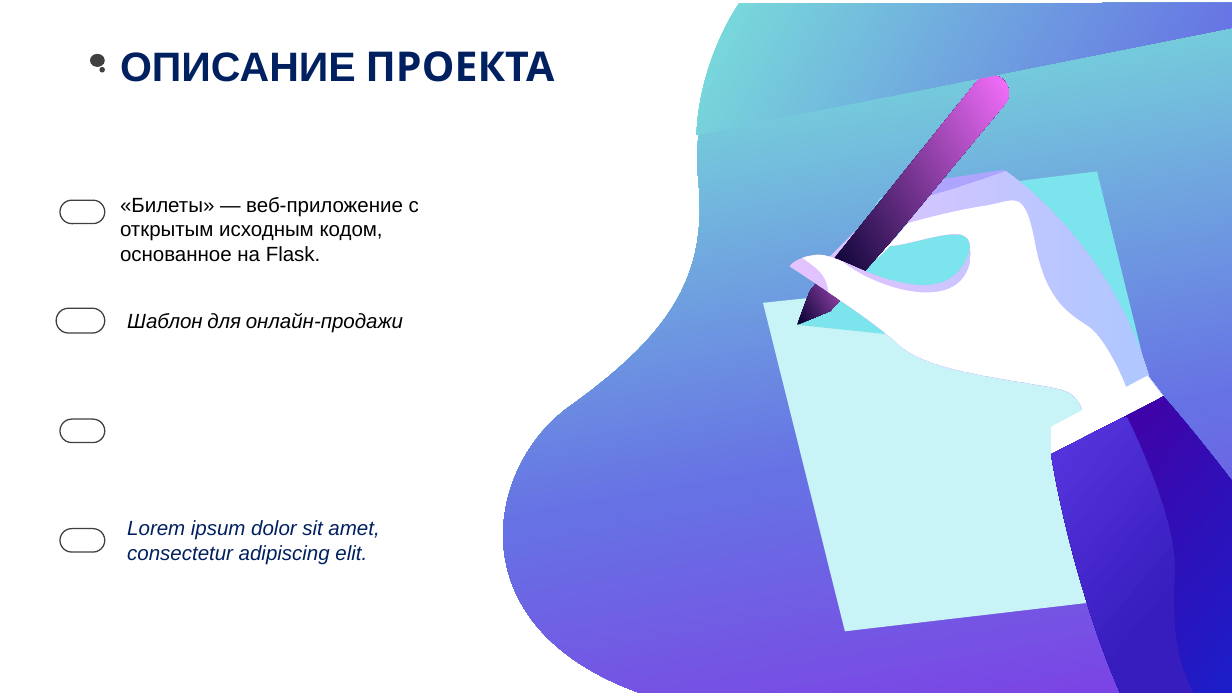
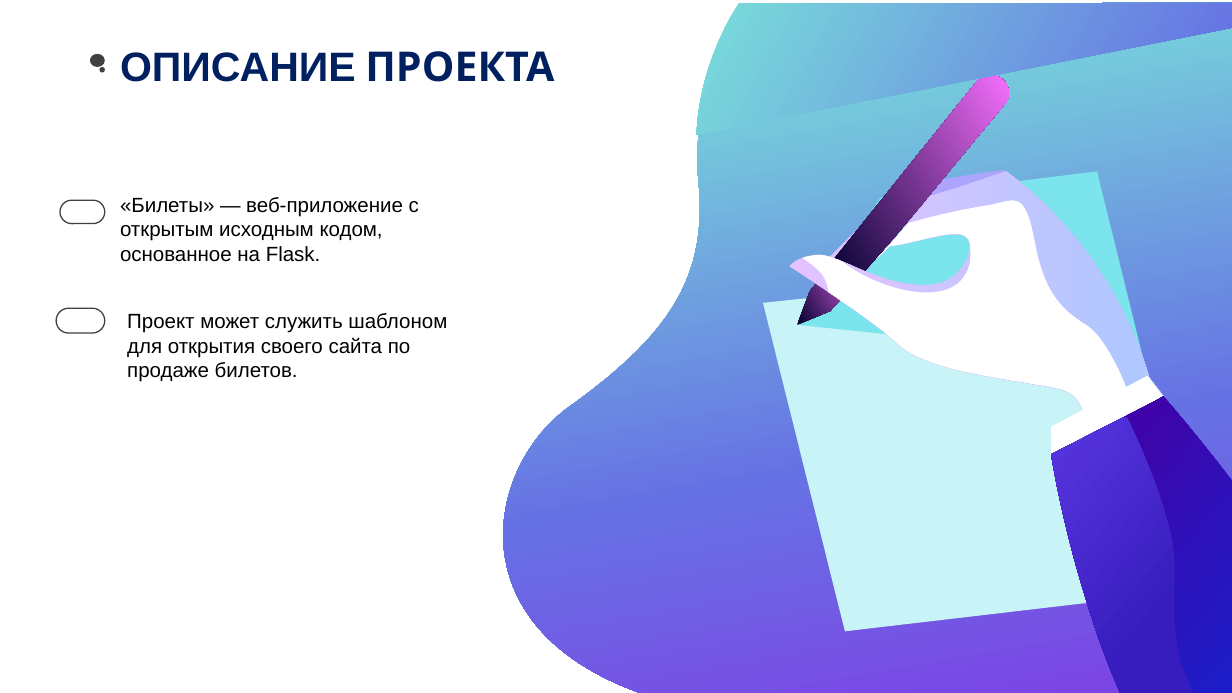
Before and after one commit to germanivanov0719/Yandex3, a slide deck: slide 2 of Docs/Сайт.pptx. Drawn at 1232x693 pixels with LibreOffice and Linux fonts; fonts in the diff are those of the drawing. Boxes give left, top, right and bottom in pixels: in the first picture for what was removed or moved away, otherwise in the second. Text is boxed around its words. In the diff, an @@ line names an element or a change of style, - is before the commit and + after.

```diff
--- a/Docs/Сайт.pptx
+++ b/Docs/Сайт.pptx
@@ text at box(127, 313, 447, 382): text changed; italic off @@
-Шаблон для онлайн-продажи
+Проект может служить шаблоном для открытия своего сайта по продаже билетов.
@@ rounded rectangle removed at box(60, 420, 105, 443) @@
@@ rounded rectangle removed at box(60, 529, 105, 552) @@
@@ text removed at box(127, 520, 379, 565) @@
-Lorem ipsum dolor sit amet, consectetur adipiscing elit.
```
Also in this commit, not shown: 2 other slides changed, 2 other files.
